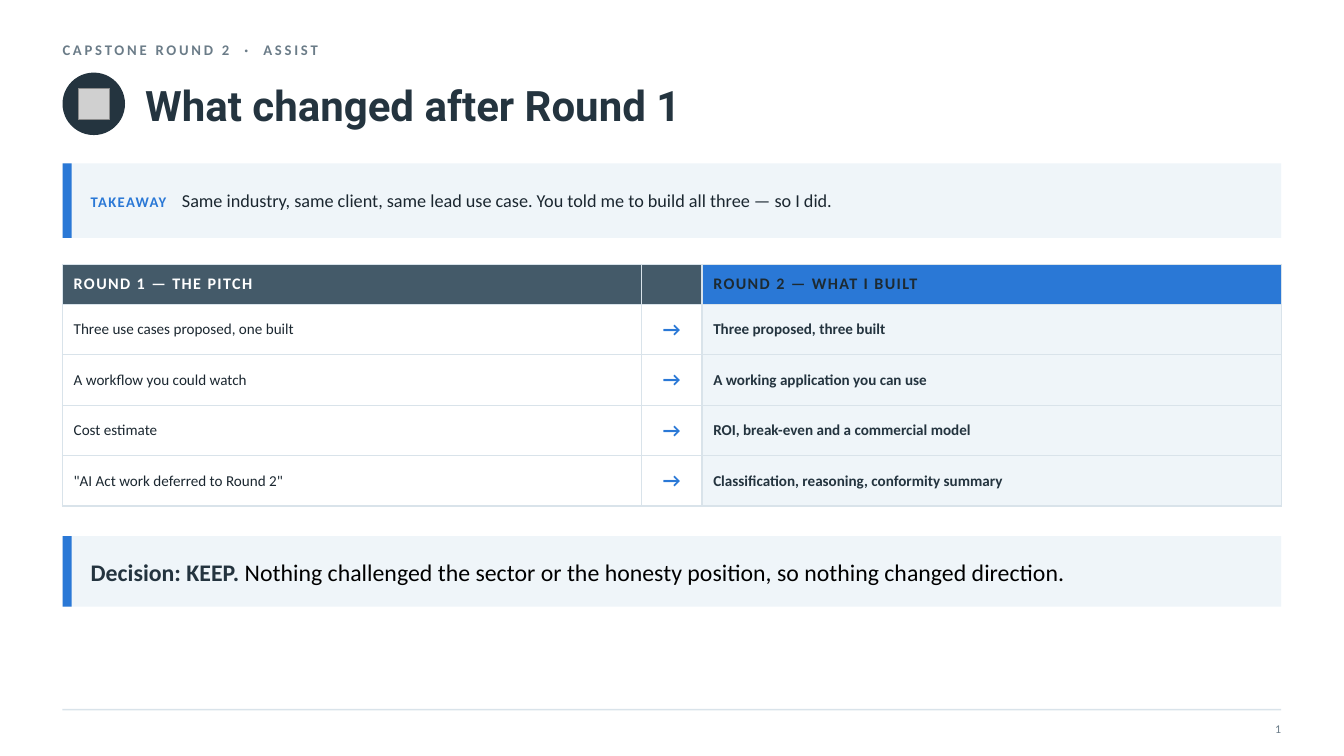
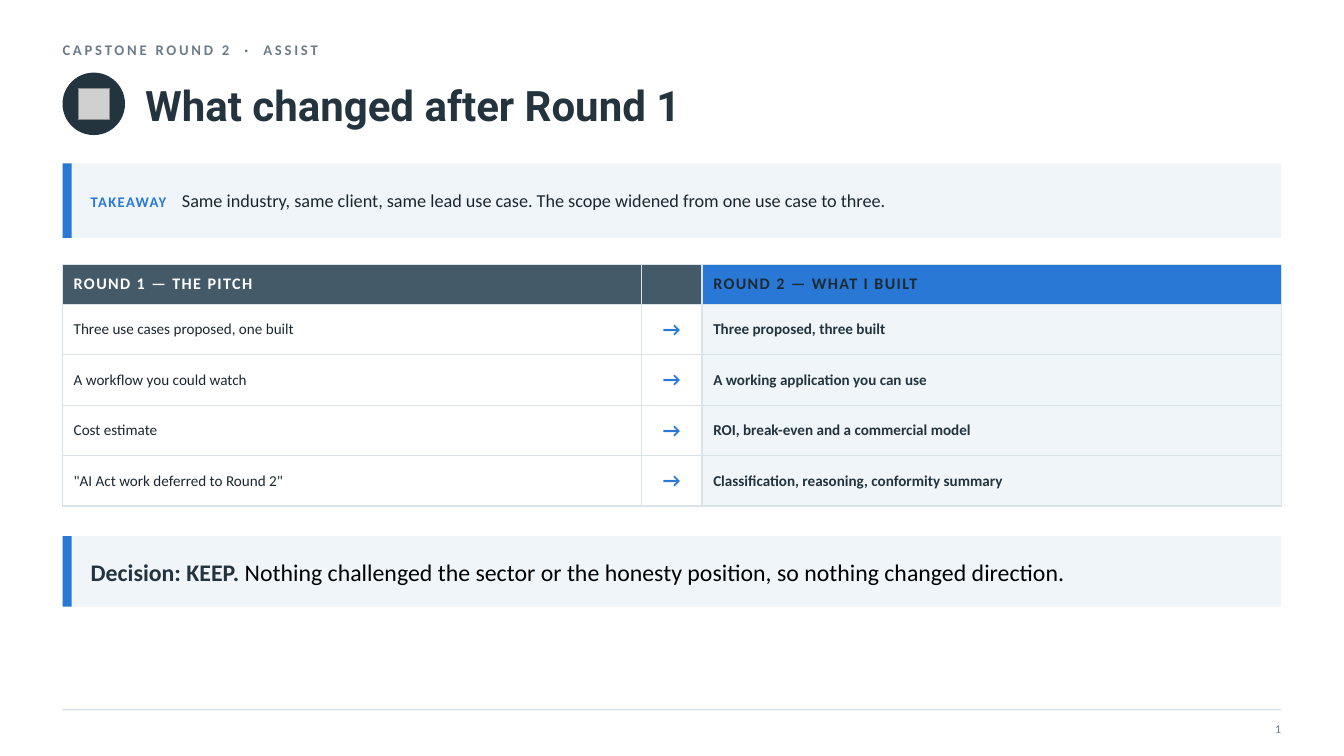
Before and after one commit to nyelugo/PROJECT-Capstone-AI-Consulting, a slide deck: slide 2 of presentation.pptx. Drawn at 1344x756 pixels with LibreOffice and Linux fonts; fonts in the diff are those of the drawing; grey boxes stand for pictures. Boxes give left, top, right and bottom in pixels: in the first picture for what was removed or moved away, otherwise in the second. Text is boxed around its words. In the diff, an @@ line names an element or a change of style, - is before the commit and + after.

```diff
--- a/presentation.pptx
+++ b/presentation.pptx
@@ text at <box>91,194,885,210</box>: text changed @@
-TAKEAWAY Same industry, same client, same lead use case. You told me to build all three — so I did.
+TAKEAWAY Same industry, same client, same lead use case. The scope widened from one use case to three.
```
Also in this commit, not shown: 1 other slide changed, 1 other file.
